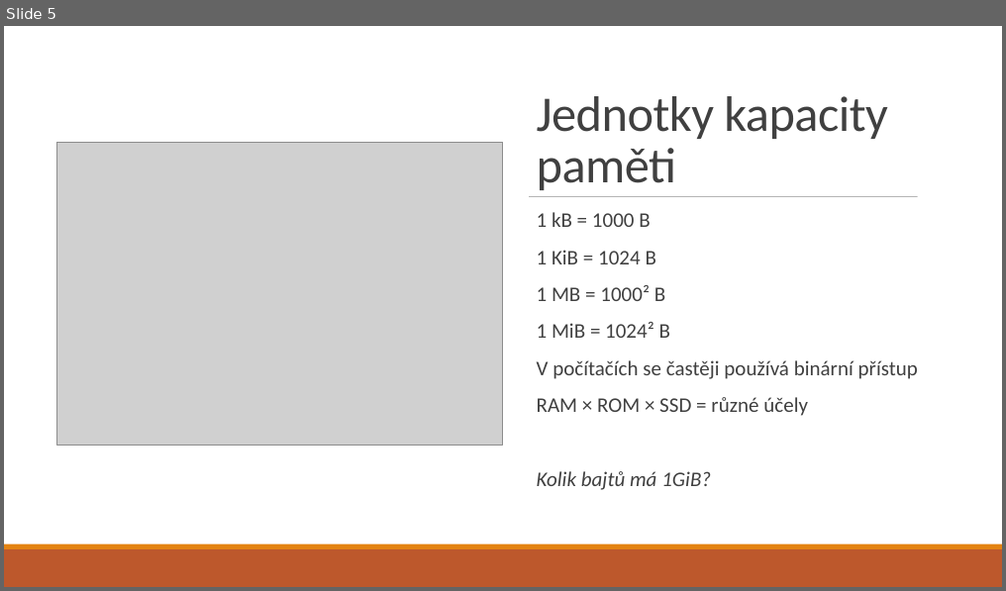
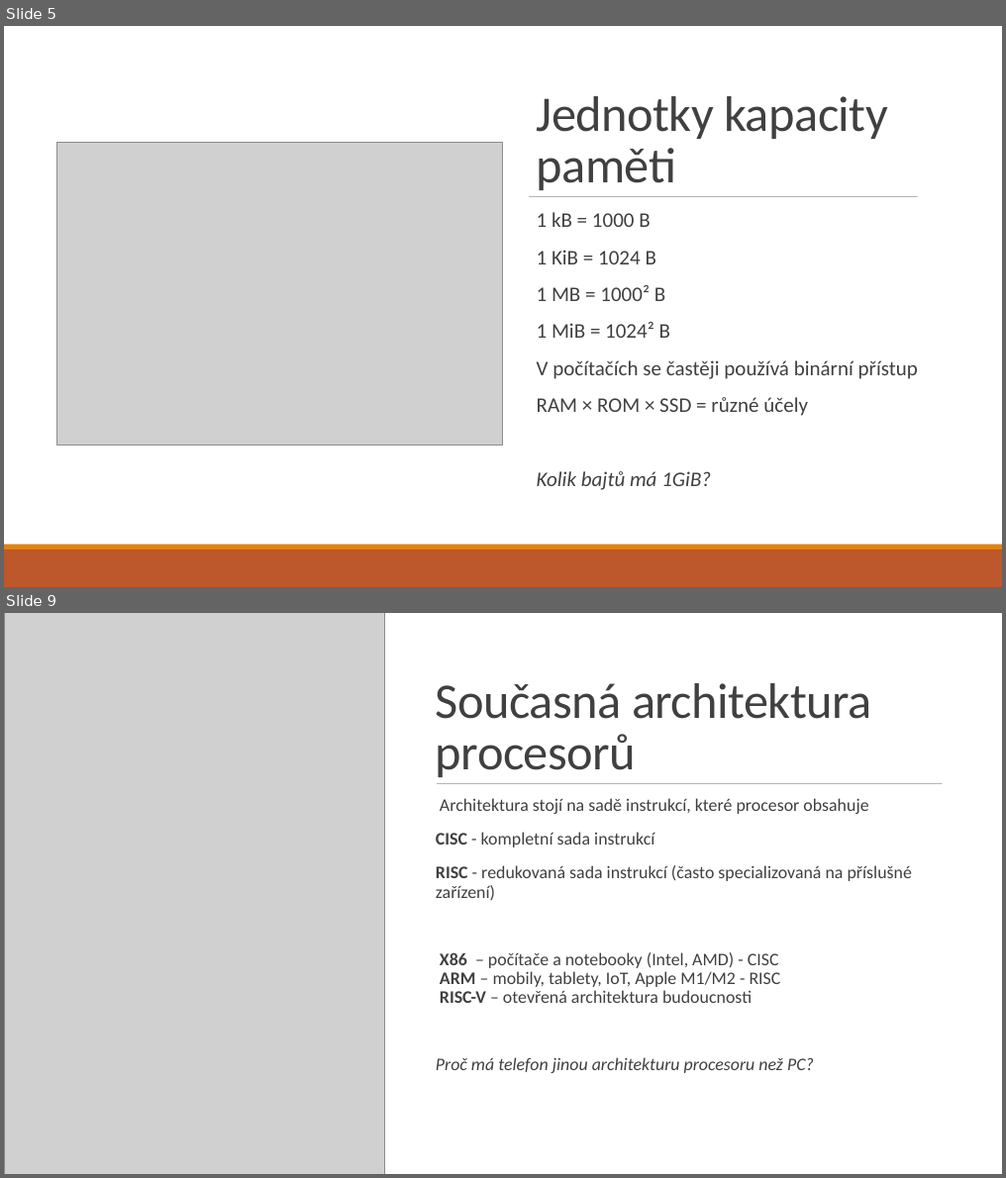
Before and after one commit to dawissl/hradebni-dmg, a slide deck: prezentace/1. ročník/04 - hardware.pptx. Shown one above the other, each under a label of ours: slide 5 before the commit, slides 5 and 9 after it; the slides between them are not shown. The pictures are 1006x591 and 1006x1178 pixels, drawn with LibreOffice and Linux fonts; fonts in the diff are those of the drawing; grey boxes stand for pictures. Boxes give left, top, right and bottom in pixels: in the first picture for what was removed or moved away, otherwise in the second. Text is boxed around its words. In the diff, an @@ line names an element or a change of style, - is before the commit and + after.

```diff
--- a/prezentace/1. ročník/04 - hardware.pptx
+++ b/prezentace/1. ročník/04 - hardware.pptx
@@ slide 9 added at (4, 613, 1002, 1174), background #FFFFFF @@
@@ rectangle added at (4, 613, 1002, 1174), fill #FFFFFF @@
@@ rectangle added at (4, 613, 1002, 1132), fill #FFFFFF @@
@@ picture added at (4, 613, 385, 1174) @@
@@ title added at (436, 683, 872, 777), 48 pt, text #404040 @@
+Současná architektura procesorů
@@ line added from (437, 783) to (943, 783), #808080 0.5 pt @@
@@ text added at (436, 798, 912, 1073), 17 pt, text #404040 @@
+  Architektura stojí na sadě instrukcí, které procesor obsahuje
+  CISC - kompletní sada instrukcí
+  RISC - redukovaná sada instrukcí (často specializovaná na příslušné zařízení)
+  X86 – počítače a notebooky (Intel, AMD) - CISC
+  ARM – mobily, tablety, IoT, Apple M1/M2 - RISC
+  RISC-V – otevřená architektura budoucnosti
+  Proč má telefon jinou architekturu procesoru než PC?
@@ rectangle added at (4, 1137, 1002, 1174), fill #BD582C @@
@@ rectangle added at (4, 1132, 1002, 1137), fill #E48312 @@
```
Also in this commit, not shown: 3 slides changed, 4 other slides added.
